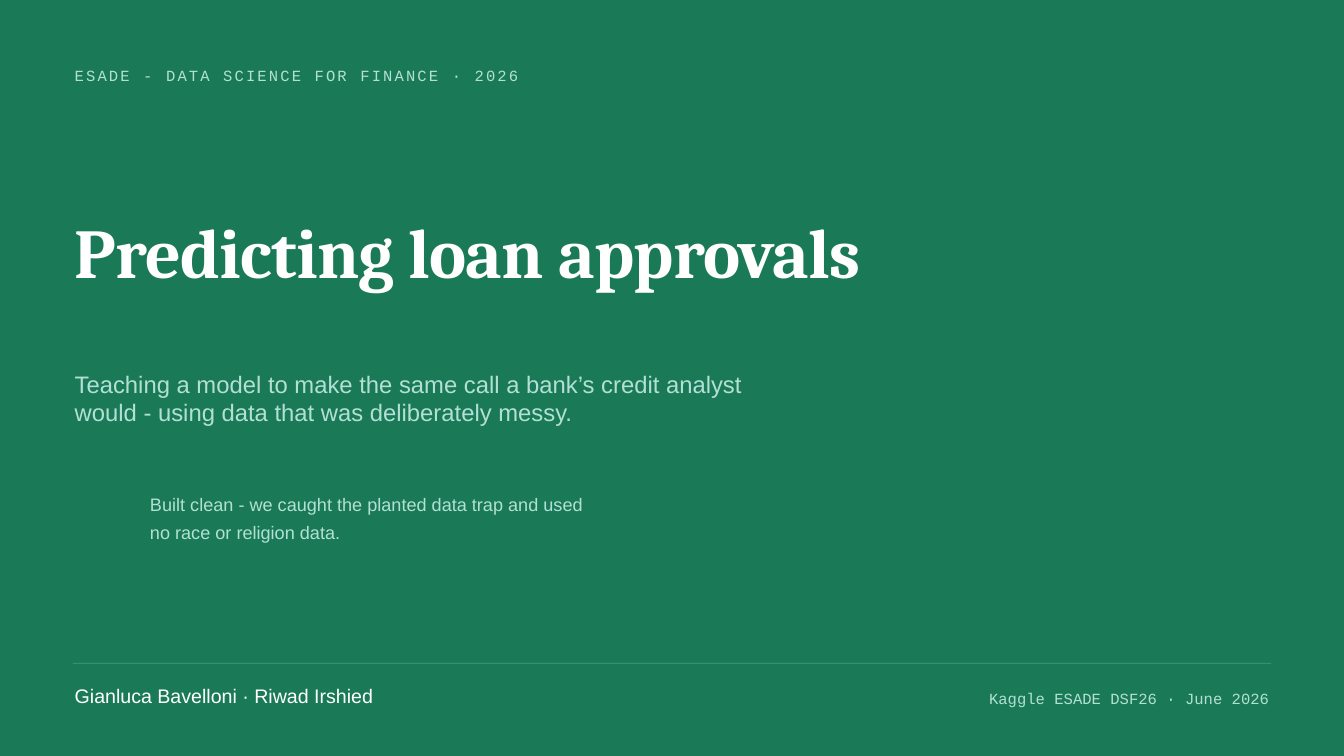
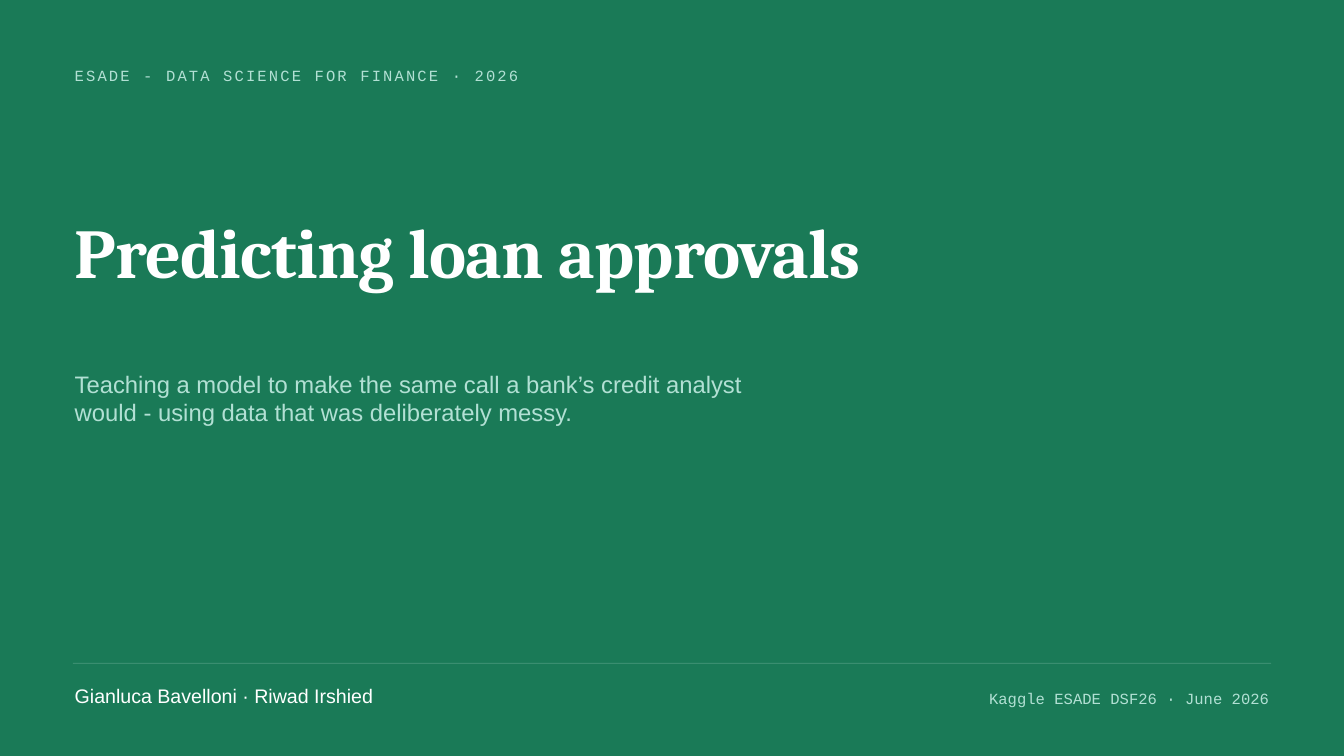
Before and after one commit to GianlucaBave/final-data-finance, a slide deck: slide 1 of presentation/Consulting_Finance_ML_Slides.pptx. Drawn at 1344x756 pixels with LibreOffice and Linux fonts; fonts in the diff are those of the drawing. Boxes give left, top, right and bottom in pixels: in the first picture for what was removed or moved away, otherwise in the second. Text is boxed around its words. In the diff, an @@ line names an element or a change of style, - is before the commit and + after.

```diff
--- a/presentation/Consulting_Finance_ML_Slides.pptx
+++ b/presentation/Consulting_Finance_ML_Slides.pptx
@@ text removed at (x1=150, y1=498, x2=582, y2=543) @@
-Built clean - we caught the planted data trap and used no race or religion data.
```
Also in this commit, not shown: 2 other slides changed.
